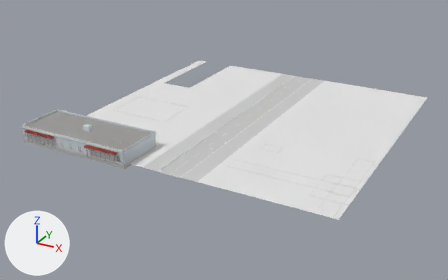
One commit to the glTF model dushanbe_city/assets/city/chunks/chunk_4_2.glb: the scene before it, then after it.
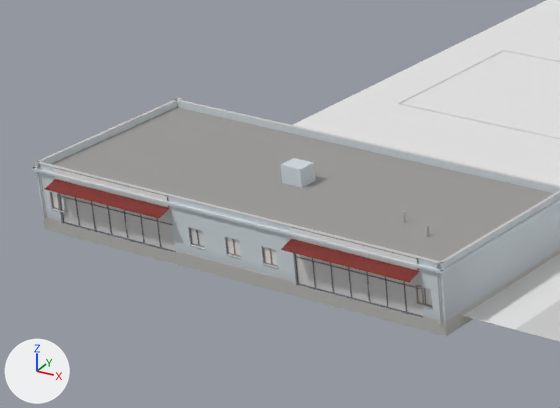
Old and new are each drawn whole from a 50 mm lens placed at (239.2, -130.1, 82.3), pointed at (144.6, 41.9, -3.7) and again close up on the part from 3% to 34% of the width and 30% to 67% of the height. The axes (+X, +Y, +Z) are drawn at lower left. The lights are the same throughout. The last two pictures show the newer version. Objects named as collision shapes, trigger or cutter boxes, shadow casters or lower levels of detail are left out. Vertices at exactly the same position are counted once.

In view in the first close-up: 'base', 'detail'.
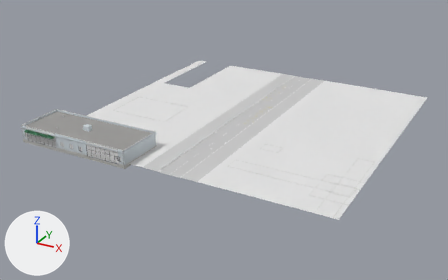
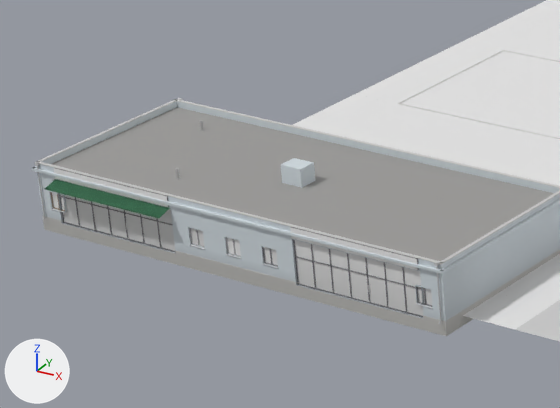
The change, as JSON lines over the scene's bpy script:
```json
{"block": "me_base", "where": "# used by ob_base; location = (150.0, 50.0, 0.0)"}
{"op": "remove", "block": "me_base", "code": "me_base.from_pydata(...)  # 1218 vertices, 1308 faces; spans x -54.2..50.0, y -53.3..50.0, z 2.2..9.0"}
{"op": "add", "block": "me_base", "code": "me_base.from_pydata(...)  # 1214 vertices, 1304 faces; spans x -54.2..50.0, y -53.3..50.0, z 2.2..9.0"}
{"block": "me_base", "change": "me_base part 1: the loose piece of 4 vertices spanning x -28.0..-16.0, y -53.3..-52.0, z 6.6..7.0 is deleted"}
{"block": "me_base", "change": "me_base part 2: 34 kept faces spanning x -52.9..-15.1, y -53.3..-36.2, z 4.2..7.0 get new vertex colours; the middle colour goes from white #fcfcfc to white #f8f8f8"}
```

Changed parts and their boxes [x1, y1, x2, y2] in the close-ups (560 x 408 px):
```json
{"part": 1, "of": "me_base", "change": "deleted", "before": [281, 239, 419, 282]}
{"part": 2, "of": "me_base", "change": "recoloured", "before": [45, 179, 432, 305], "after": [45, 179, 432, 305]}
```
